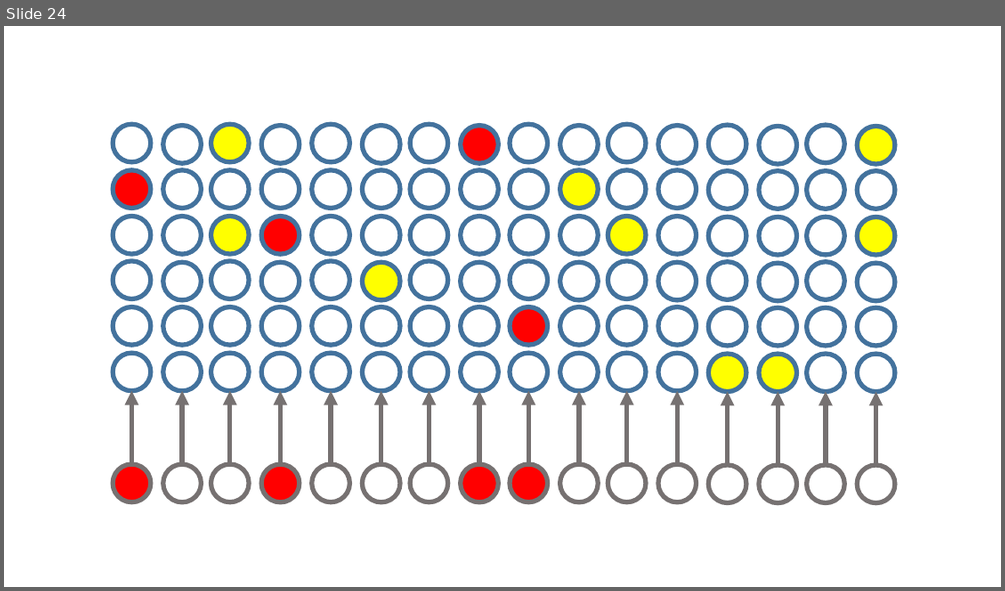
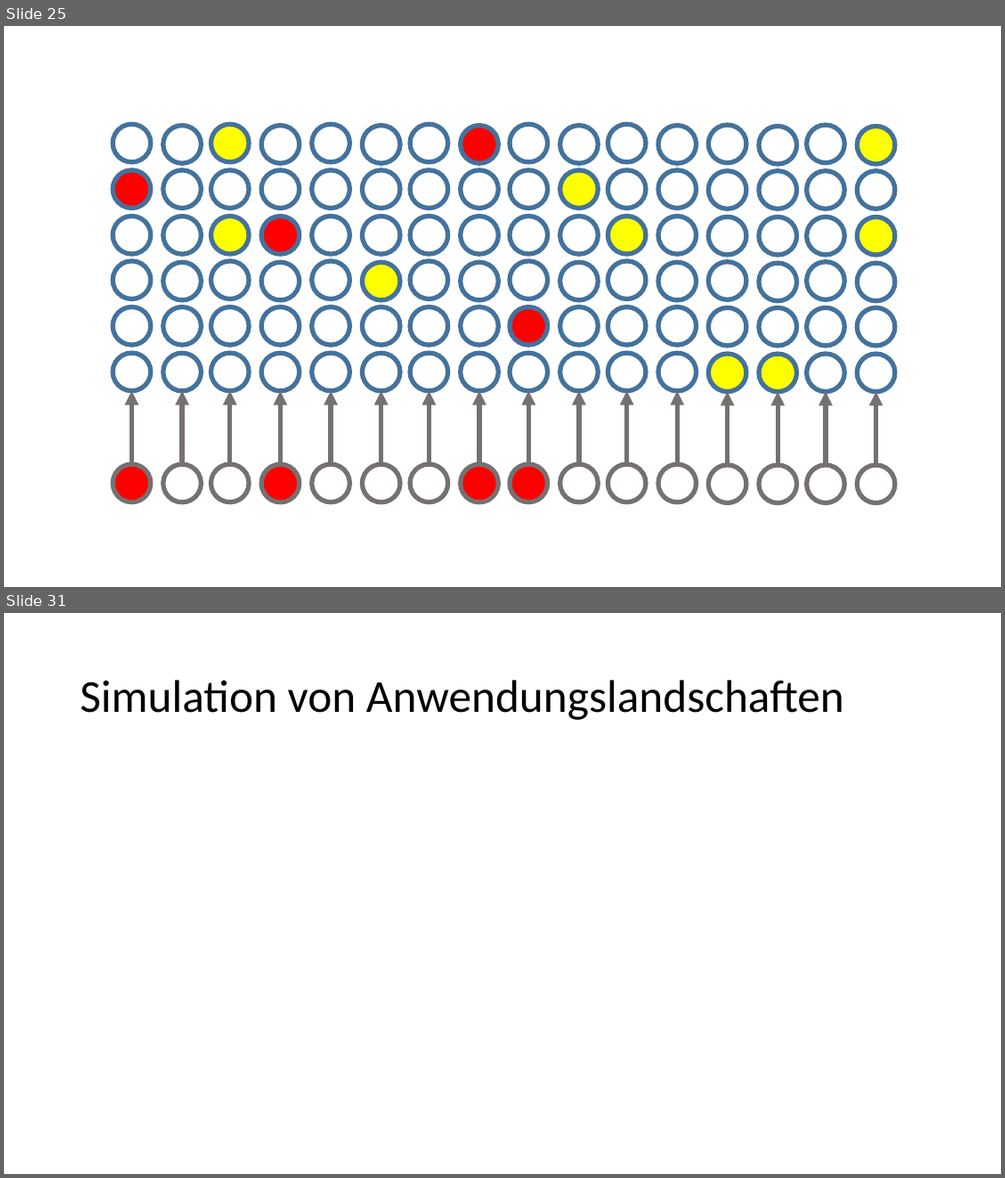
Before and after one commit to danck/hsem, a slide deck: Vortrag/hsem.pptx. Shown one above the other, each under a label of ours: slide 24 before the commit, slides 25 and 31 after it; the slides between them are not shown. The pictures are 1005x591 and 1005x1178 pixels, drawn with LibreOffice and Linux fonts; fonts in the diff are those of the drawing. Boxes give left, top, right and bottom in pixels: in the first picture for what was removed or moved away, otherwise in the second. Text is boxed around its words. In the diff, an @@ line names an element or a change of style, - is before the commit and + after.

```diff
--- a/Vortrag/hsem.pptx
+++ b/Vortrag/hsem.pptx
@@ slide 31 added at <box>4,613,1001,1174</box>, background #FFFFFF @@
@@ title added at <box>80,680,844,720</box>, 44 pt, text #000000 @@
+Simulation von Anwendungslandschaften
@@ what was slide 24 is now slide 25 @@
```
Also in this commit, not shown: 7 slides changed, 17 other slides added, 5 slides removed.
